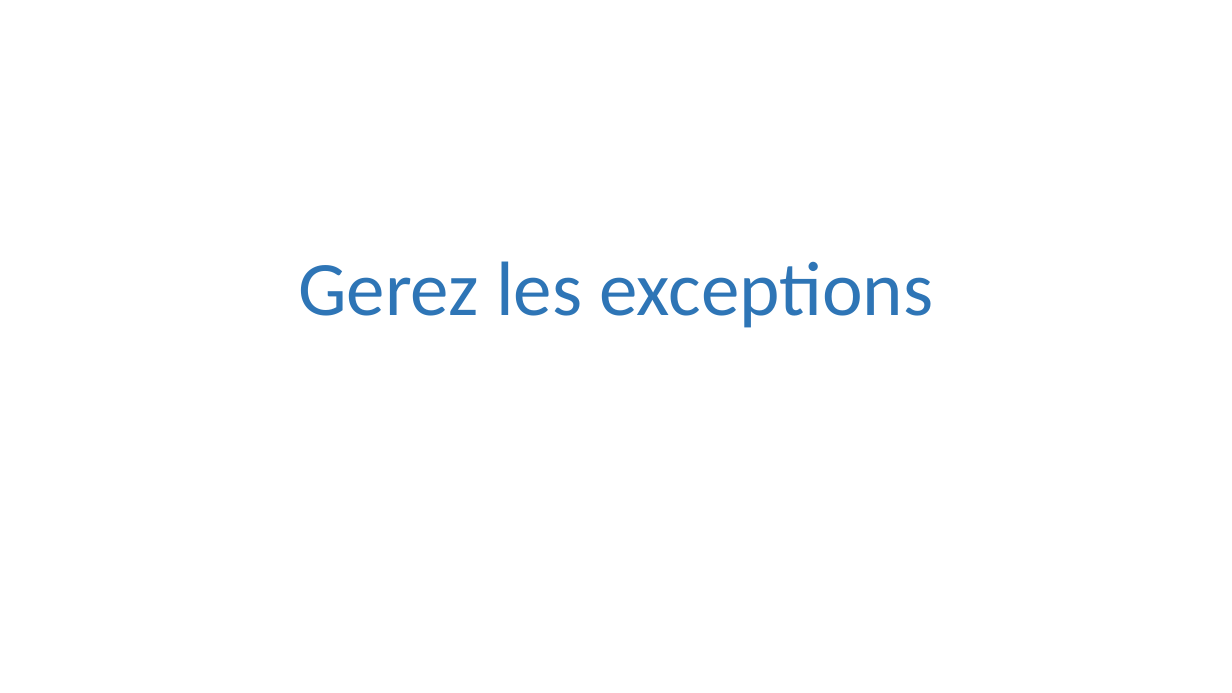
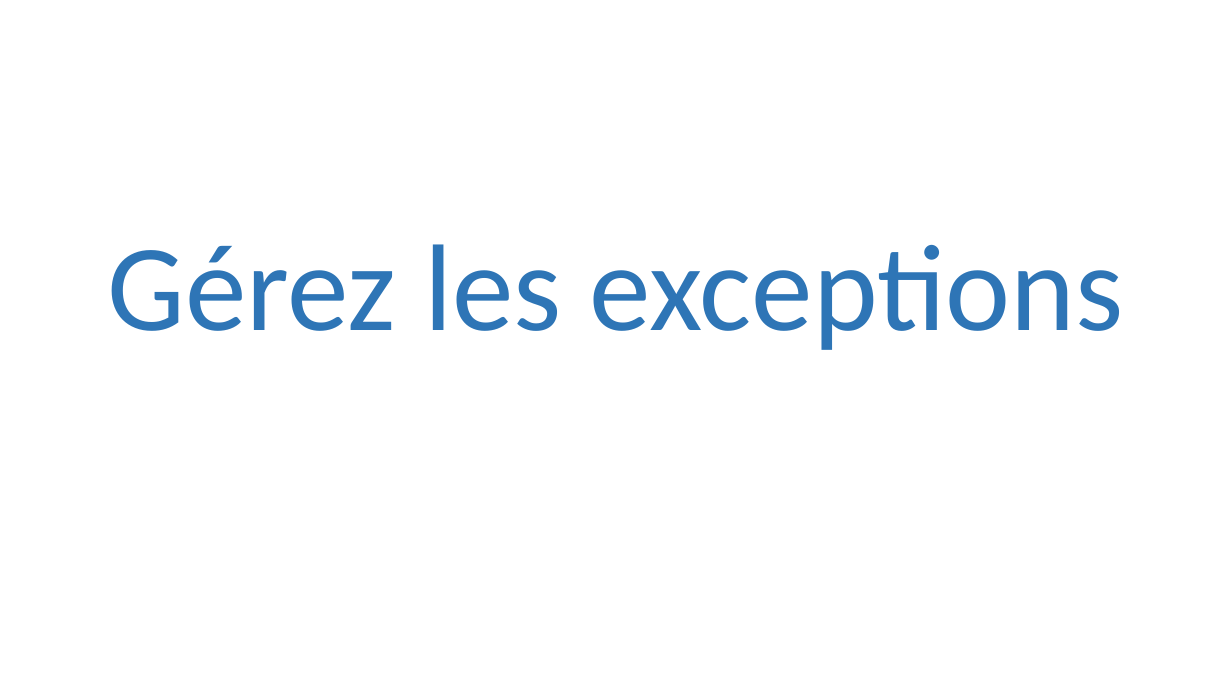
Before and after one commit to julienPalleau/PythonDoc, a slide deck: slide 43 of Python-resume.pptx (slide 40 before the commit). Drawn at 1232x693 pixels with LibreOffice and Linux fonts; fonts in the diff are those of the drawing. Boxes give left, top, right and bottom in pixels: in the first picture for what was removed or moved away, otherwise in the second. Text is boxed around its words. In the diff, an @@ line names an element or a change of style, - is before the commit and + after.

```diff
--- a/Python-resume.pptx
+++ b/Python-resume.pptx
@@ title at box(108, 244, 1124, 350): text changed; size 60 to 96 pt @@
-Gerez les exceptions
+Gérez les exceptions
```
Also in this commit, not shown: 11 other slides changed, 13 slides added.
